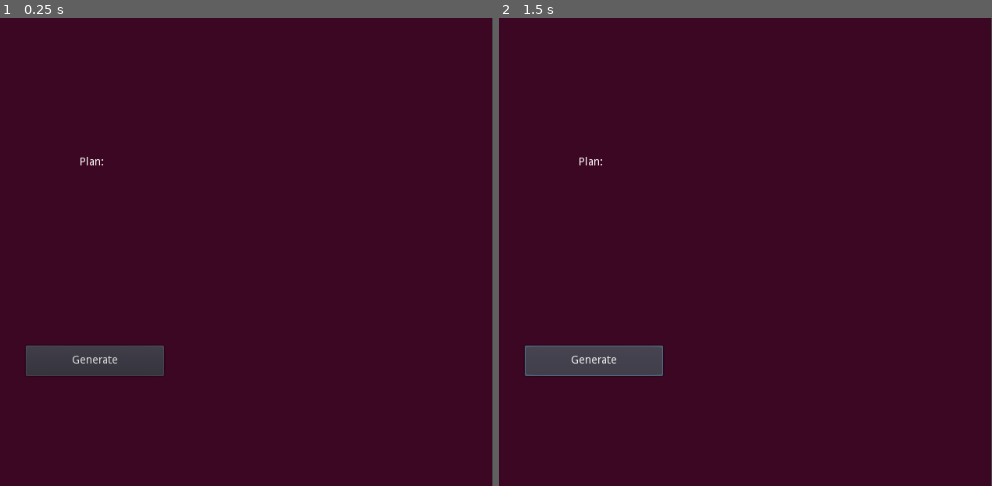
Above: before the commit, frames 1-2 (left to right).
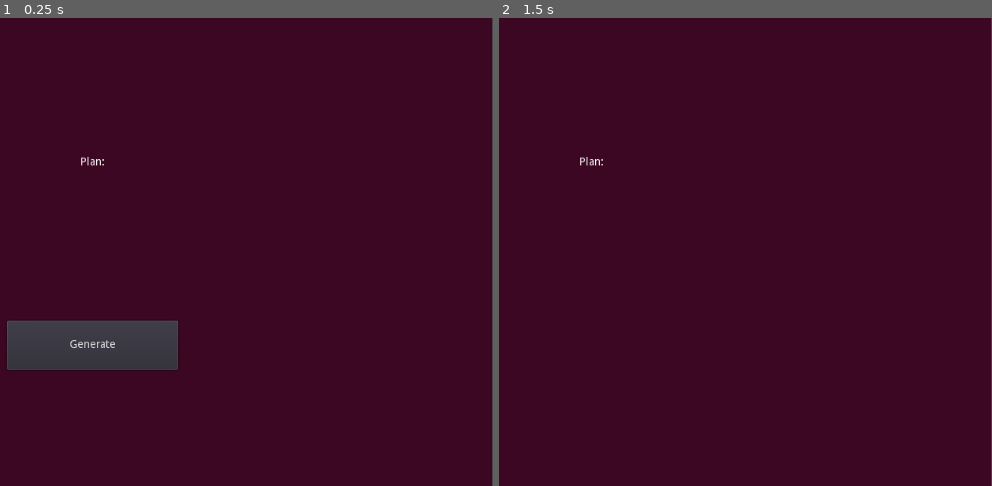
Above: after the commit, the same moments.

Repository: AdilovicUna/RunningPlanGenerator
Game: Godot game, scene res://Scenes/Main.tscn
The game is run twice, just before and just after one commit, with the same random seed, the same clock (stepped at 60 frames per second) and the same inputs. Before the commit the project starts from res://Main.tscn.
Inputs (mouse positions are in pixels of both pictures, inside the frame that each line leads up to):
- Up to frame 1 (0.25 s): no input
- Up to frame 2 (1.5 s): click "Generate" at 0.5 s; click (592, 359) at 1.25 s, where only the run before the commit has a clickable "Generate"

The runs differ from the first frame. In frame 1, 2.7% of the frame differs, in the area x 1-37%, y 29-77%; in frame 2, 1.9%.

Commit message:
First draft

Diff:
--- a/Main.tscn
+++ /dev/null
@@ -1,29 +0,0 @@
-[gd_scene format=2]
-
-[node name="Main" type="Node2D"]
-
-[node name="UI" type="Node2D" parent="."]
-
-[node name="Background" type="ColorRect" parent="UI"]
-anchor_right = 1.0
-anchor_bottom = 1.0
-margin_right = 1023.0
-margin_bottom = 602.0
-color = Color( 0.239216, 0.0313726, 0.141176, 1 )
-
-[node name="PlanLabel" type="Label" parent="UI"]
-margin_right = 1022.0
-margin_bottom = 371.0
-text = "Plan:"
-align = 1
-valign = 1
-autowrap = true
-
-[node name="GenerateButton" type="Button" parent="UI"]
-anchor_right = 0.5
-anchor_bottom = 1.0
-margin_left = 426.0
-margin_top = 420.0
-margin_right = 603.0
-margin_bottom = 459.0
-text = "Generate"
--- /dev/null
+++ b/Scenes/Main.tscn
@@ -0,0 +1,51 @@
+[gd_scene load_steps=4 format=2]
+
+[ext_resource path="res://Scripts/Main.gd" type="Script" id=1]
+[ext_resource path="res://Scripts/GeneratePlanScript.gd" type="Script" id=2]
+[ext_resource path="res://Scripts/PlanLabel.gd" type="Script" id=3]
+
+[node name="Main" type="Node2D"]
+script = ExtResource( 1 )
+
+[node name="UI" type="Node2D" parent="."]
+
+[node name="Background" type="ColorRect" parent="UI"]
+anchor_right = 1.0
+anchor_bottom = 1.0
+margin_right = 1023.0
+margin_bottom = 602.0
+color = Color( 0.239216, 0.0313726, 0.141176, 1 )
+__meta__ = {
+"_edit_use_anchors_": false
+}
+
+[node name="GeneratePlanButton" type="Button" parent="UI/Background"]
+anchor_left = 0.5
+anchor_top = 1.0
+anchor_right = 0.5
+anchor_bottom = 1.0
+margin_left = -109.5
+margin_top = -214.0
+margin_right = 109.5
+margin_bottom = -151.0
+text = "Generate"
+script = ExtResource( 2 )
+__meta__ = {
+"_edit_use_anchors_": false
+}
+
+[node name="PlanLabel" type="Label" parent="UI/Background"]
+anchor_left = 0.5
+anchor_right = 0.5
+margin_left = -511.0
+margin_right = 511.0
+margin_bottom = 371.0
+text = "Plan:"
+align = 1
+valign = 1
+autowrap = true
+script = ExtResource( 3 )
+__meta__ = {
+"_edit_use_anchors_": false
+}
+[connection signal="pressed" from="UI/Background/GeneratePlanButton" to="UI/Background/GeneratePlanButton" method="_on_GeneratePlanButton_pressed"]
--- /dev/null
+++ b/Scripts/GeneratePlanScript.gd
@@ -0,0 +1,8 @@
+extends Button
+
+var main = load("res://Scripts/Main.gd").new()
+
+func _on_GeneratePlanButton_pressed():
+    main.generatePlan()
+    # we can't generate plan more than once per run
+    hide()
--- /dev/null
+++ b/Scripts/Main.gd
@@ -0,0 +1,71 @@
+extends Node2D
+
+var planLabel = load("res://Scripts/PlanLabel.gd").new()
+
+# the length of the run in kilometers
+const FINAL_DISTANCE: int = 5
+# each round increase runUntil by this amount
+const INCREASE_FOR_RUNUNTIL: int = 1
+# run until this distance with the starting speed
+const FIRST_STOP: float = 2.5
+# each round increase speed by this amount
+const INCREASE_FOR_SPEED: float = 0.2
+# maximum speed used for sprint at the end
+const MAX_SPEED: float = 12.0
+
+
+"""
+TO DO:  store these vars in a file
+        and each time read/write to them
+"""
+# starting speed from the last run
+var previousStartingSpeed: float = 8.0
+# distance of the sprint at the end in km from the last run
+var endSprint: float = 0.3
+# every other time we need to increase previousStartingSpeed
+# this variable indicates if that happened before the last run
+var previouslyIncreased: bool = false
+
+func generatePlan():
+    var newStartingSpeed: float =  previousStartingSpeed + ( INCREASE_FOR_SPEED * int(previouslyIncreased))
+    run(0, FIRST_STOP, newStartingSpeed)
+
+    previousStartingSpeed = newStartingSpeed
+    endSprint += 0.05
+    previouslyIncreased = not previouslyIncreased
+
+func run(runFrom, runUntil, speed, planLabelText = ""):
+    if (runUntil == FINAL_DISTANCE):
+        planLabelText = addToText(runFrom, runUntil, speed, planLabelText)
+        planLabel.changeText(planLabelText)
+        return
+
+    planLabelText = addToText(runFrom, runUntil, speed, planLabelText)
+    """
+    TO DO:  cover with tests
+    """
+    var nextRunUntil = calculateNextRunUntil(runUntil)
+    var nextSpeed = speed + INCREASE_FOR_SPEED if nextRunUntil < FINAL_DISTANCE else MAX_SPEED
+
+    run(runUntil, nextRunUntil, nextSpeed, planLabelText)
+
+func addToText(runFrom, runUntil, speed, planLabelText):
+    planLabelText += "Run from %0.2f to %0.2f with speed %0.1f \n" % [runFrom, runUntil, speed]
+    print(planLabelText)
+    return planLabelText
+
+"""
+TO DO:  cover with tests`
+"""
+func calculateNextRunUntil(currentRunUntil):
+    # always increase by the same amount
+    # except that last endSprint km need to be run with max speed
+
+    if (currentRunUntil + endSprint == FINAL_DISTANCE):
+        return FINAL_DISTANCE
+
+    var nextRunUntil = currentRunUntil + INCREASE_FOR_RUNUNTIL
+    if (nextRunUntil + endSprint > FINAL_DISTANCE):
+        nextRunUntil = FINAL_DISTANCE - endSprint
+
+    return nextRunUntil
--- /dev/null
+++ b/Scripts/PlanLabel.gd
@@ -0,0 +1,8 @@
+extends Label
+
+func changeText(newText):
+    """
+    TO DO:  Display the text
+    """
+    print("Changing text to: \n%s" % newText)
+    set_text("Plan: \n%s" % newText)
--- a/project.godot
+++ b/project.godot
@@ -8,10 +8,15 @@
 
 config_version=4
 
+_global_script_classes=[  ]
+_global_script_class_icons={
+
+}
+
 [application]
 
 config/name="RunningPlanGenerator"
-run/main_scene="res://Main.tscn"
+run/main_scene="res://Scenes/Main.tscn"
 config/icon="res://icon.png"
 
 [physics]
